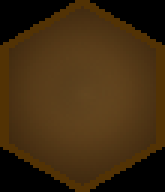
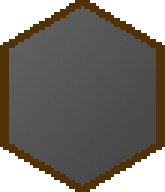
Revision of a layered 165×192 image; what changed, layer by layer:
removed group "Face" (4 layers) over left=0, top=0, right=165, bottom=192
removed layer "Layer #3" (was soft light) from group "Face" over left=0, top=0, right=165, bottom=192
removed layer "Layer #2" (was darken, 20%) from group "Face" over left=30, top=42, right=129, bottom=141
moved "Layer" out of group "Face", painted on it, unmasked it over left=3, top=3, right=162, bottom=189
